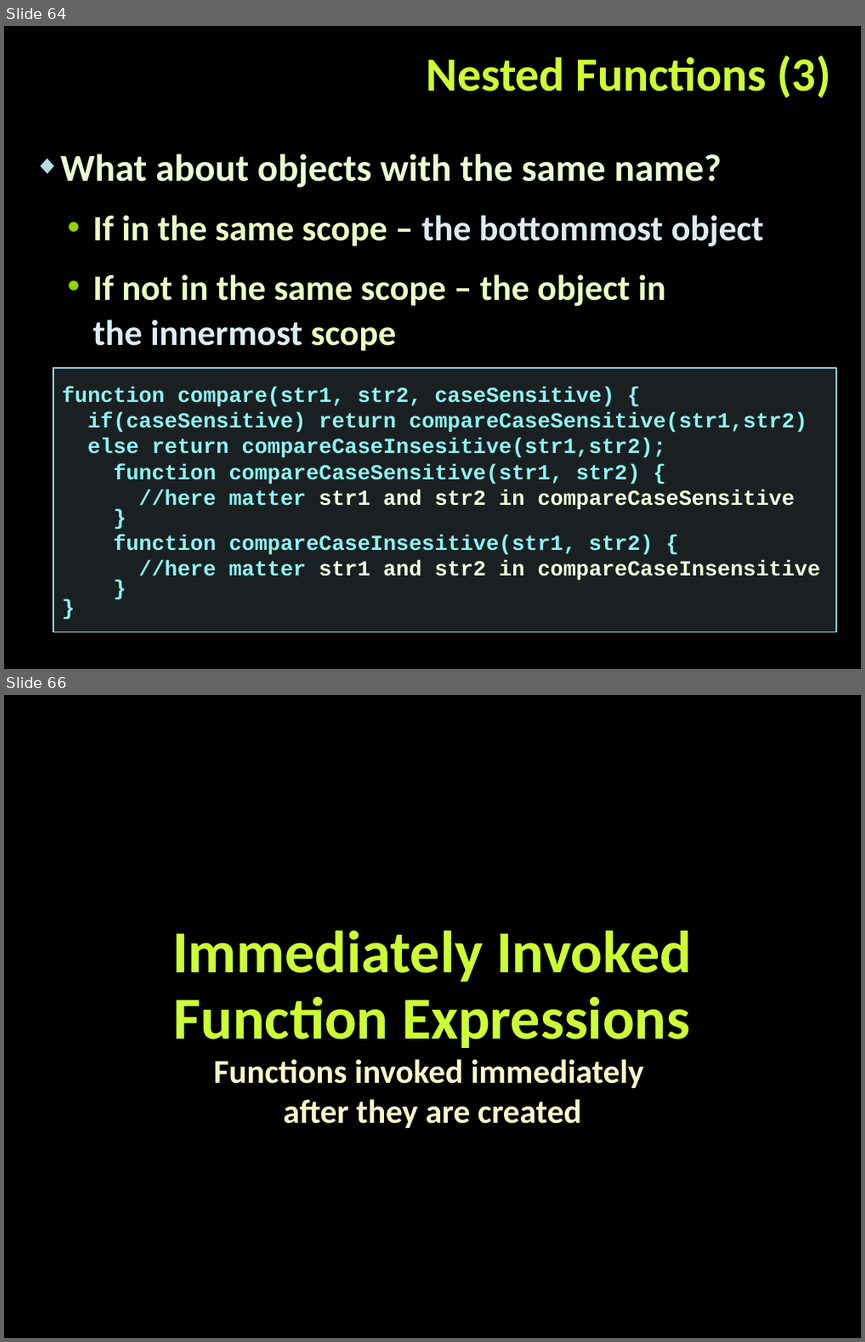
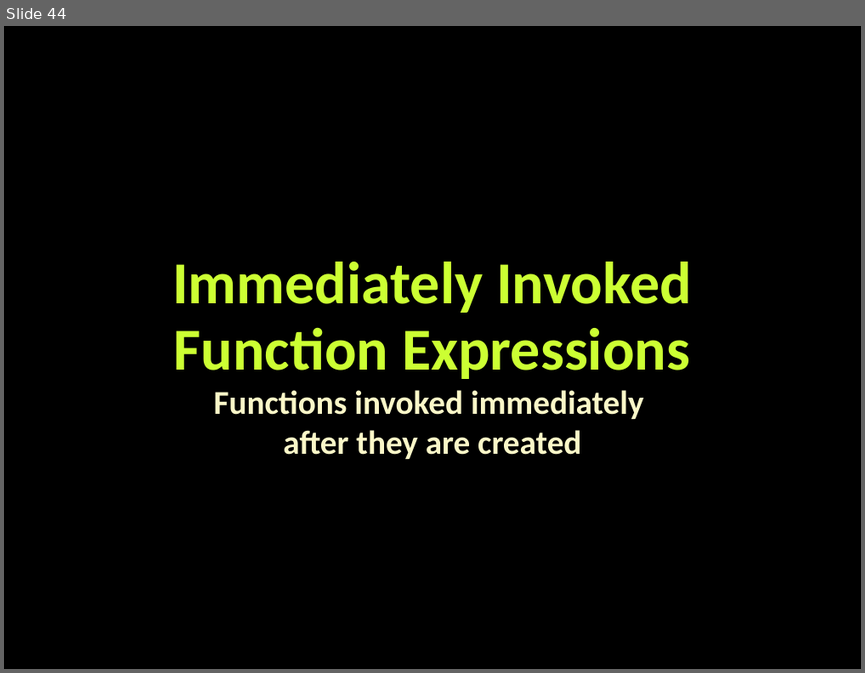
Before and after one commit to tddold/Telerik-Academy, a slide deck: Web Design &UI/4. JS OOP/Presentacions/Functions-and-function-expressions.pptx. Shown one above the other, each under a label of ours: slides 64 and 66 before the commit, slide 44 after it; the slides between them are not shown. The pictures are 865x1342 and 865x673 pixels, drawn with LibreOffice and Linux fonts; fonts in the diff are those of the drawing; background and template pictures are left out. Boxes give left, top, right and bottom in pixels: in the first picture for what was removed or moved away, otherwise in the second. Text is boxed around its words. In the diff, an @@ line names an element or a change of style, - is before the commit and + after.

```diff
--- a/Web Design &UI/4. JS OOP/Presentacions/Functions-and-function-expressions.pptx
+++ b/Web Design &UI/4. JS OOP/Presentacions/Functions-and-function-expressions.pptx
@@ slide 64 removed at bbox=[4, 26, 861, 669], background picture (left out) @@
@@ title removed at bbox=[426, 55, 830, 98] @@
-Nested Functions (3)
@@ text removed at bbox=[60, 154, 764, 351] @@
-◆ What about objects with the same name?
-  • If in the same scope – the bottommost object
-  • If not in the same scope – the object in
-    the innermost scope
@@ rectangle removed at bbox=[53, 368, 836, 632] @@
-function compare(str1, str2, caseSensitive) {
-if(caseSensitive) return compareCaseSensitive(str1,str2)
-else return compareCaseInsesitive(str1,str2);
-function compareCaseSensitive(str1, str2) {
-//here matter str1 and str2 in compareCaseSensitive
-}
-function compareCaseInsesitive(str1, str2) {
-//here matter str1 and str2 in compareCaseInsensitive
-}
-}
@@ what was slide 66 is now slide 44 @@
```
Also in this commit, not shown: 14 slides changed, 3 slides added, 35 other slides removed, 16 other files.
